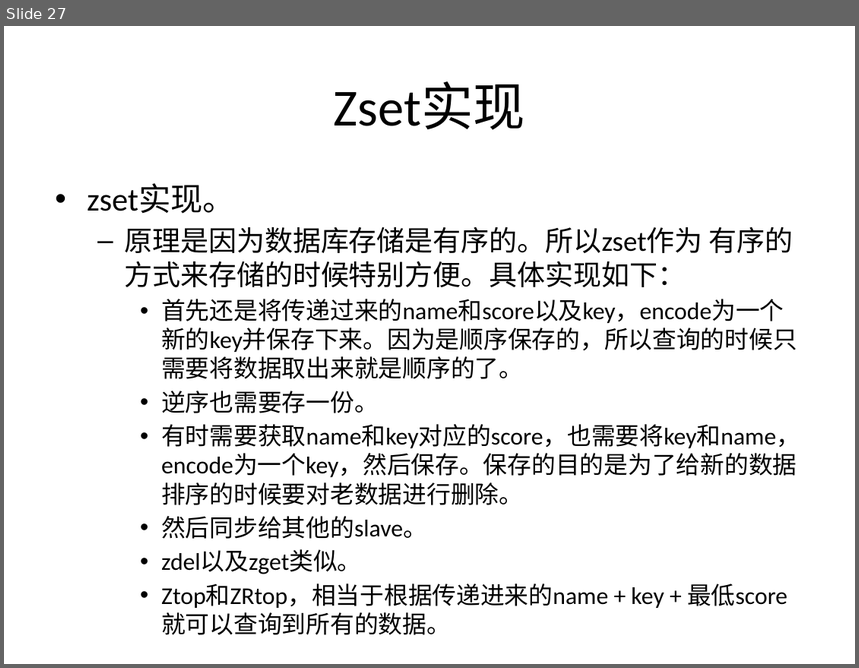
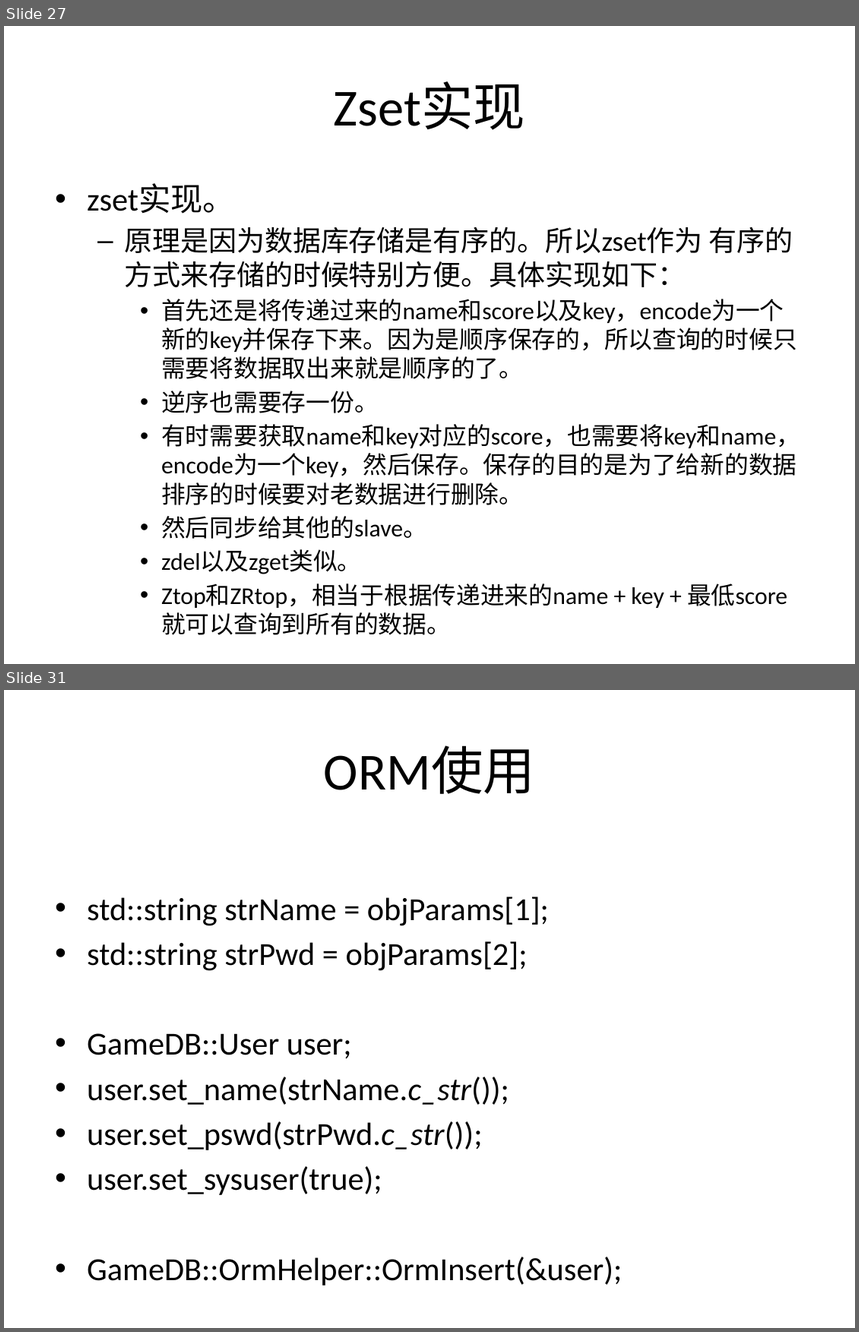
Before and after one commit to woopengcheng/GameLib, a slide deck: 数据库简单介绍.pptx. Shown one above the other, each under a label of ours: slide 27 before the commit, slides 27 and 31 after it; the slides between them are not shown. The pictures are 859x668 and 859x1332 pixels, drawn with LibreOffice and Linux fonts; fonts in the diff are those of the drawing. Boxes give left, top, right and bottom in pixels: in the first picture for what was removed or moved away, otherwise in the second. Text is boxed around its words. In the diff, an @@ line names an element or a change of style, - is before the commit and + after.

```diff
--- a/数据库简单介绍.pptx
+++ b/数据库简单介绍.pptx
@@ slide 31 added at [4,690,855,1328], background #FFFFFF @@
@@ title added at [324,746,535,794], 44 pt, text #000000 @@
+ORM使用
@@ text added at [87,897,622,1286], 27.2 pt, text #000000 @@
+• std::string strName = objParams[1];
+• std::string strPwd = objParams[2];
+• GameDB::User user;
+• user.set_name(strName.c_str());
+• user.set_pswd(strPwd.c_str());
+• user.set_sysuser(true);
+• GameDB::OrmHelper::OrmInsert(&user);
```
Also in this commit, not shown: 8 slides changed, 4 other slides added, 1 slide removed, 3 other files.
